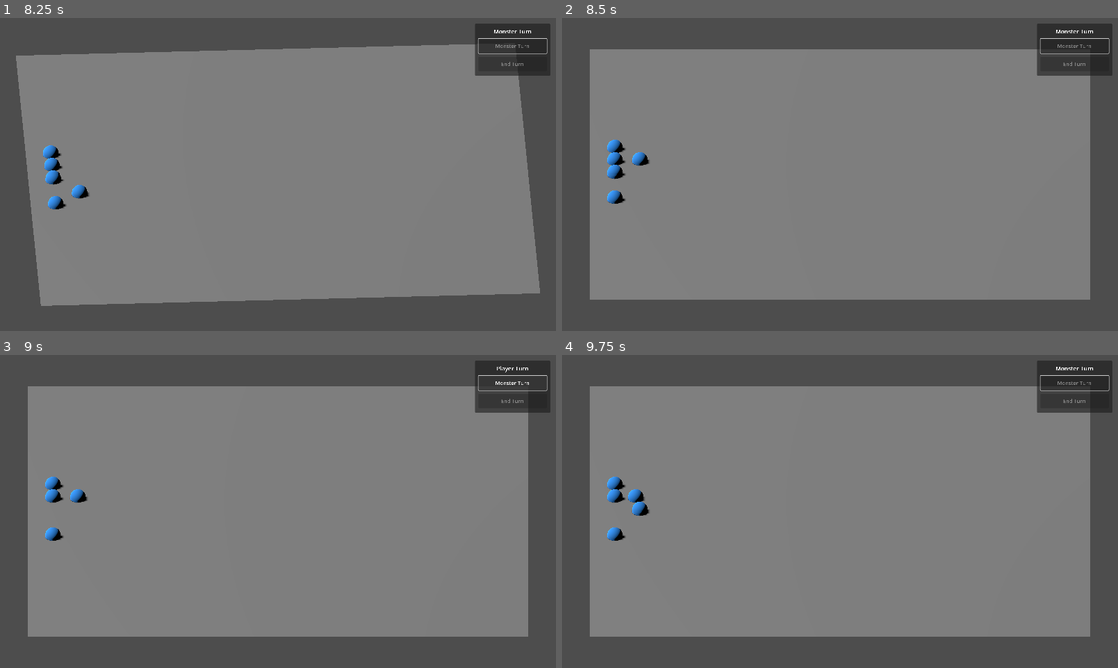
Above: before the commit, frames 1-4 (two rows, left to right).
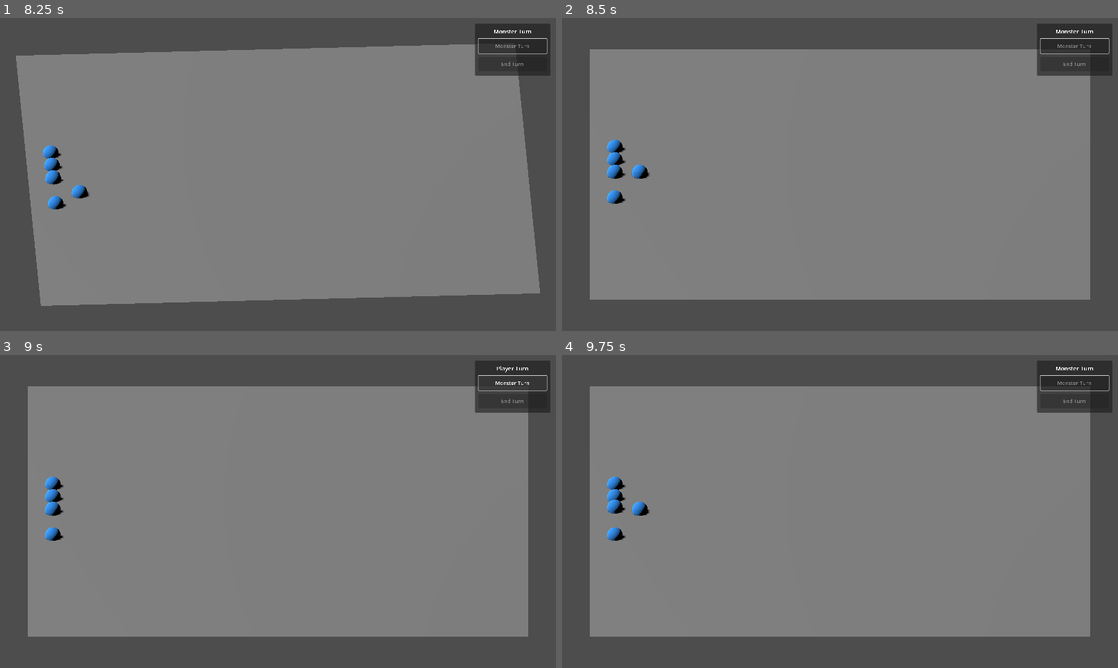
Above: after the commit, the same moments.

Repository: aartcmeijer-hash/silt-2
Game: Godot game, scene res://scenes/menus/main_menu.tscn
The game is run twice, just before and just after one commit, with the same random seed, the same clock (stepped at 60 frames per second) and the same inputs.
Inputs:
- Up to frame 1 (8.25 s): click "Play" at 0.5 s; click "Low risk, low reward" at 1.25 s; click "Monster Turn" at 2 s; hold E (rotate_right) 2.78-3.53 s; hold Q (rotate_left) 3.53-4.28 s; tap Enter at 4.25, 6.5, 8 s; hold E (rotate_right) 4.28-5.78 s; tap Space at 5.75, 7.25 s; hold Q (rotate_left) 5.78-8.03 s; hold E (rotate_right) from 8.03 s (still down)
- Up to frame 2 (8.5 s): keep holding E (rotate_right)
- Up to frame 3 (9 s): keep holding E (rotate_right)
- Up to frame 4 (9.75 s): keep holding E (rotate_right); tap Space at 9.5 s

Frame 1 is identical in both runs. In frame 2, 0.2% of the frame differs, in the area x 12-16%, y 42-52%; in frame 3, 0.2%, in the area x 8-16%, y 42-52%; in frame 4, 0.2%.

Commit message:
feat: change pathfinding to 4-directional movement
Remove diagonal movement - monsters now only move horizontally
and vertically (no diagonal paths).

Co-Authored-By: Claude Sonnet 4.5 <noreply@anthropic.com>

Diff:
--- a/scripts/game/grid_pathfinder.gd
+++ b/scripts/game/grid_pathfinder.gd
@@ -1,7 +1,7 @@
 class_name GridPathfinder
 extends RefCounted
 ## Wraps Godot's AStar2D for grid-based pathfinding.
-## Provides pathfinding on a 2D grid with configurable dimensions.
+## Provides 4-directional pathfinding on a 2D grid with configurable dimensions.
 
 var astar: AStar2D
 var grid_width: int
@@ -31,16 +31,12 @@
 func _connect_neighbors(x: int, y: int) -> void:
 	var current_id := _get_point_id(x, y)
 
-	# 8-directional movement
+	# 4-directional movement (no diagonals)
 	var neighbors: Array[Vector2i] = [
 		Vector2i(x - 1, y),     # Left
 		Vector2i(x + 1, y),     # Right
 		Vector2i(x, y - 1),     # Up
 		Vector2i(x, y + 1),     # Down
-		Vector2i(x - 1, y - 1), # Top-left
-		Vector2i(x + 1, y - 1), # Top-right
-		Vector2i(x - 1, y + 1), # Bottom-left
-		Vector2i(x + 1, y + 1), # Bottom-right
 	]
 
 	for neighbor in neighbors:
